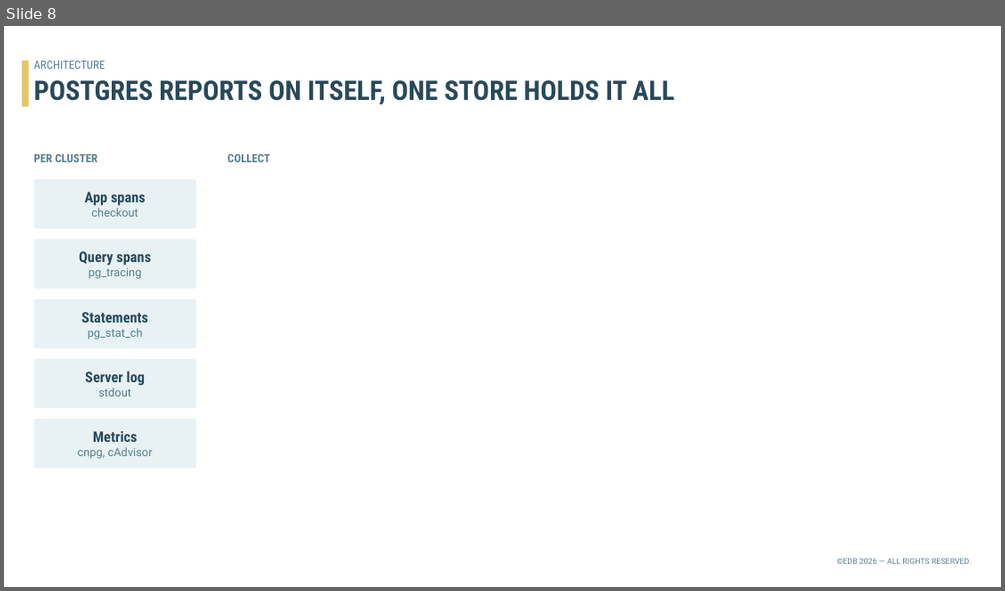
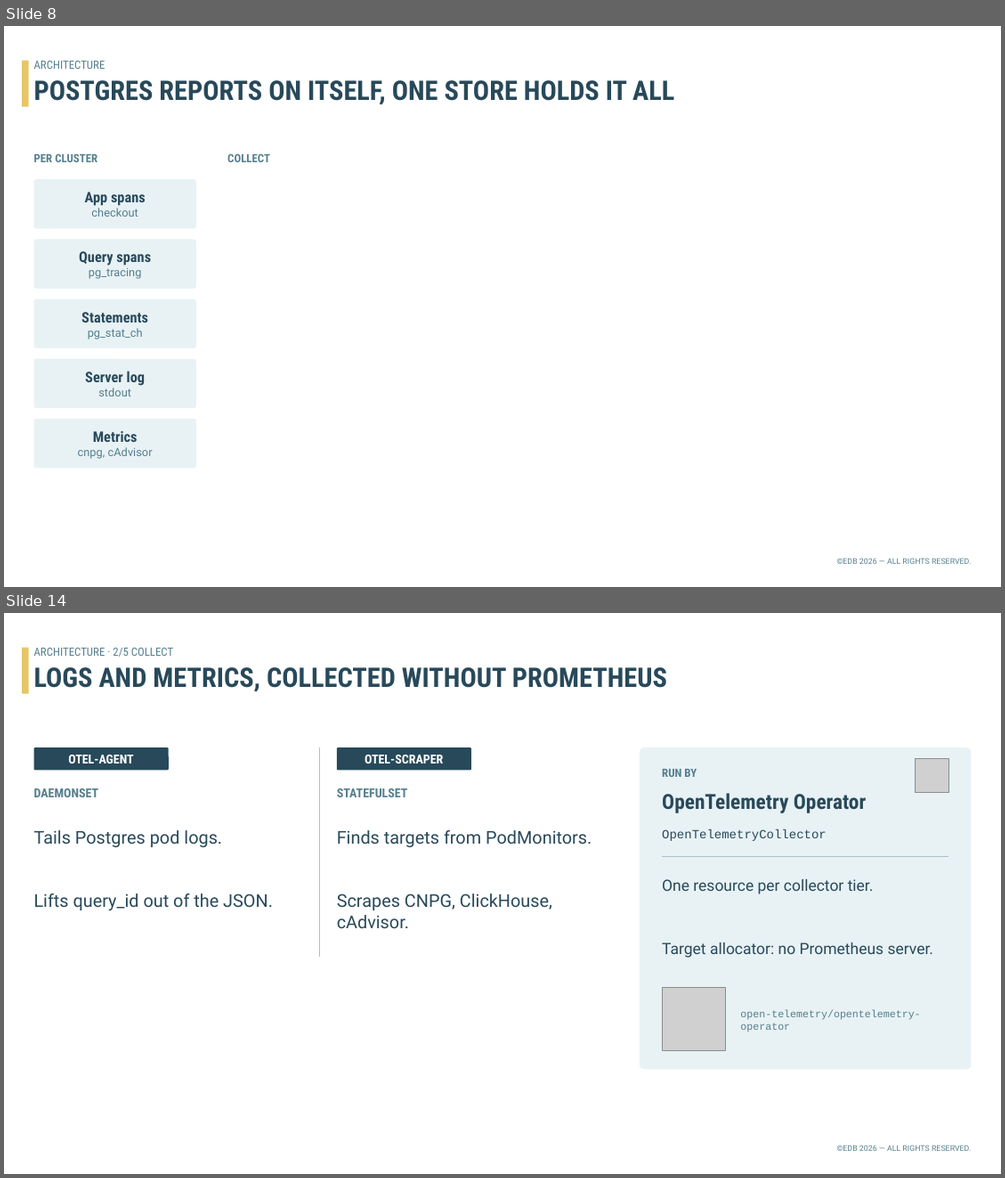
Before and after one commit to gabrosys/postgres-k8s-unified-o11y, a slide deck: slides/pg-unified-o11y.pptx. Shown one above the other, each under a label of ours: slide 8 before the commit, slides 8 and 14 after it; the slides between them are not shown. The pictures are 1005x591 and 1005x1178 pixels, drawn with LibreOffice and Linux fonts; fonts in the diff are those of the drawing; grey boxes stand for pictures; background and template pictures are left out. Boxes give left, top, right and bottom in pixels: in the first picture for what was removed or moved away, otherwise in the second. Text is boxed around its words. In the diff, an @@ line names an element or a change of style, - is before the commit and + after.

```diff
--- a/slides/pg-unified-o11y.pptx
+++ b/slides/pg-unified-o11y.pptx
@@ slide 14 added at [4, 613, 1001, 1174], background #FFFFFF; not listed: 1 template element that a slide beside it also shows @@
@@ rectangle added at [22, 648, 29, 694], fill #E7C568 @@
@@ text added at [34, 648, 173, 657], 11 pt, text #567F8D @@
+ARCHITECTURE · 2/5 COLLECT
@@ text added at [34, 667, 667, 692], 26 pt, text #28495A, bold @@
+LOGS AND METRICS, COLLECTED WITHOUT PROMETHEUS
@@ rounded rectangle added at [34, 747, 169, 770], fill #28495A, 12 pt, text #FFFFFF, bold @@
+OTEL-AGENT
@@ line added from (320, 747) to (320, 957), #A8C2CA 1 pt @@
@@ rounded rectangle added at [337, 747, 471, 770], fill #28495A, 12 pt, text #FFFFFF, bold @@
+OTEL-SCRAPER
@@ rounded rectangle added at [639, 747, 971, 1070], fill #E8F2F5 @@
@@ text added at [662, 769, 696, 777], 11 pt, text #567F8D, bold @@
+RUN BY
@@ picture added at [914, 759, 948, 793] @@
@@ text added at [34, 788, 99, 797], 12 pt, text #567F8D, bold @@
+DAEMONSET
@@ text added at [337, 788, 408, 797], 12 pt, text #567F8D, bold @@
+STATEFULSET
@@ text added at [662, 793, 866, 813], 20 pt, text #28495A, bold @@
+OpenTelemetry Operator
@@ text added at [34, 830, 222, 847], 17 pt, text #28495A @@
+Tails Postgres pod logs.
@@ text added at [337, 830, 591, 847], 17 pt, text #28495A @@
+Finds targets from PodMonitors.
@@ text added at [662, 829, 826, 841], 12 pt, text #28495A @@
+OpenTelemetryCollector
@@ line added from (662, 857) to (948, 857), #A8C2CA 1 pt @@
@@ text added at [662, 879, 874, 894], 15 pt, text #28495A @@
+One resource per collector tier.
@@ text added at [34, 893, 273, 910], 17 pt, text #28495A @@
+Lifts query_id out of the JSON.
@@ text added at [337, 893, 552, 928], 17 pt, text #28495A @@
+Scrapes CNPG, ClickHouse, cAdvisor.
@@ text added at [662, 942, 933, 957], 15 pt, text #28495A @@
+Target allocator: no Prometheus server.
@@ picture added at [662, 987, 726, 1051] @@
@@ text added at [740, 1010, 920, 1032], 10 pt, text #567F8D @@
+open-telemetry/opentelemetry-operator
```
Also in this commit, not shown: 8 slides changed, 7 other slides added, 6 slides removed, 2 other files.
